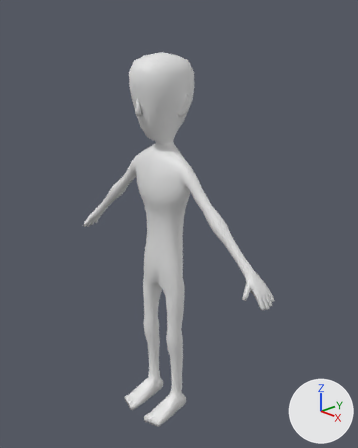
Renders of the Blender file assets/models/human_child/human_child_thin.blend from each side of a commit.
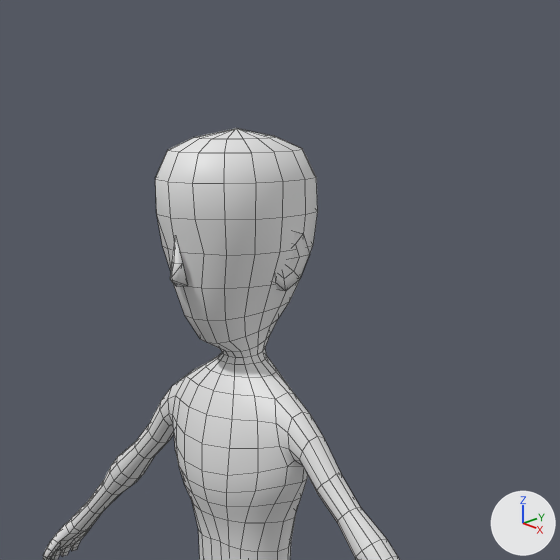
Each version is shown whole from a 50 mm camera at (1.061, -0.933, 1.194) aimed at (0.027, 0.042, 0.652), then close up on the part from 18% to 82% of the width and 0% to 51% of the height. Every picture has the same lights, and +X, +Y and +Z are marked at lower right. The older version's two pictures come first. The close-ups show mesh edges as thin lines.

Before the edit, the objects in view are built like this:
```python
me_body = bpy.data.meshes.new('Body')
me_body.from_pydata(...)  # 1187 vertices, 1194 faces; spans x -0.412..0.412, y -0.122..0.1, z 0.001..1.15
me_body.polygons.foreach_set('use_smooth', [True] * 1194)
ob_body = bpy.data.objects.new('Body', me_body)
ob_body.location = (0.0, 0.0, 0.0)
```
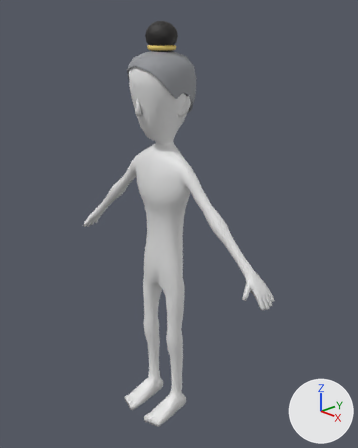
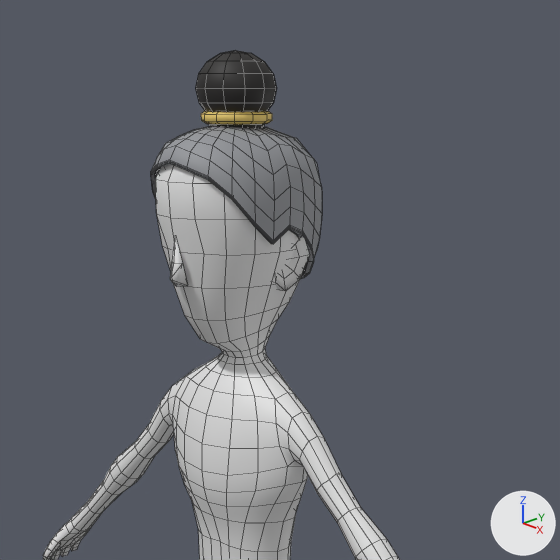
Edits to the bpy script that builds the scene:
```text
Add mat_hairblack:
    mat_hairblack = principled_material('HairBlack')
    mat_hairblack.base_color = (0.018, 0.016, 0.015)  # black #242221
    mat_hairblack.roughness = 0.6
Add mat_hairgold:
    mat_hairgold = principled_material('HairGold')
    mat_hairgold.base_color = (0.85, 0.62, 0.16)  # yellow #edce6f
    mat_hairgold.roughness = 0.6
Add mat_hairscalp:
    mat_hairscalp = principled_material('HairScalp')
    mat_hairscalp.base_color = (0.3, 0.31, 0.33)  # grey #95979b
    mat_hairscalp.roughness = 0.6
Add me_hair_juk:
    me_hair_juk.from_pydata(...)  # 591 vertices, 590 faces; spans x -0.085..0.085, y -0.09..0.107, z 0.976..1.228
    me_hair_juk.polygons.foreach_set('use_smooth', [True] * 590)
    # faces by material slot: [110, 72, 408]
    me_hair_juk.materials.append(mat_hairblack)  # black #242221
    me_hair_juk.materials.append(mat_hairgold)  # yellow #edce6f
    me_hair_juk.materials.append(mat_hairscalp)  # grey #95979b
Add ob_hair_juk:
    ob_hair_juk = bpy.data.objects.new('Hair_juk', me_hair_juk)
    ob_hair_juk.location = (0.0, 0.0, 0.0)
```

Boxes [x1, y1, x2, y2] around the edits, measured in the close-ups (560 x 560 px):
'Hair_juk', added: after [151, 51, 322, 279]
    faces in mat_hairscalp (grey #95979b): [151, 126, 322, 279]
    faces in mat_hairblack (black #242221): [195, 51, 277, 129]
    faces in mat_hairgold (yellow #edce6f): [201, 111, 272, 125]
